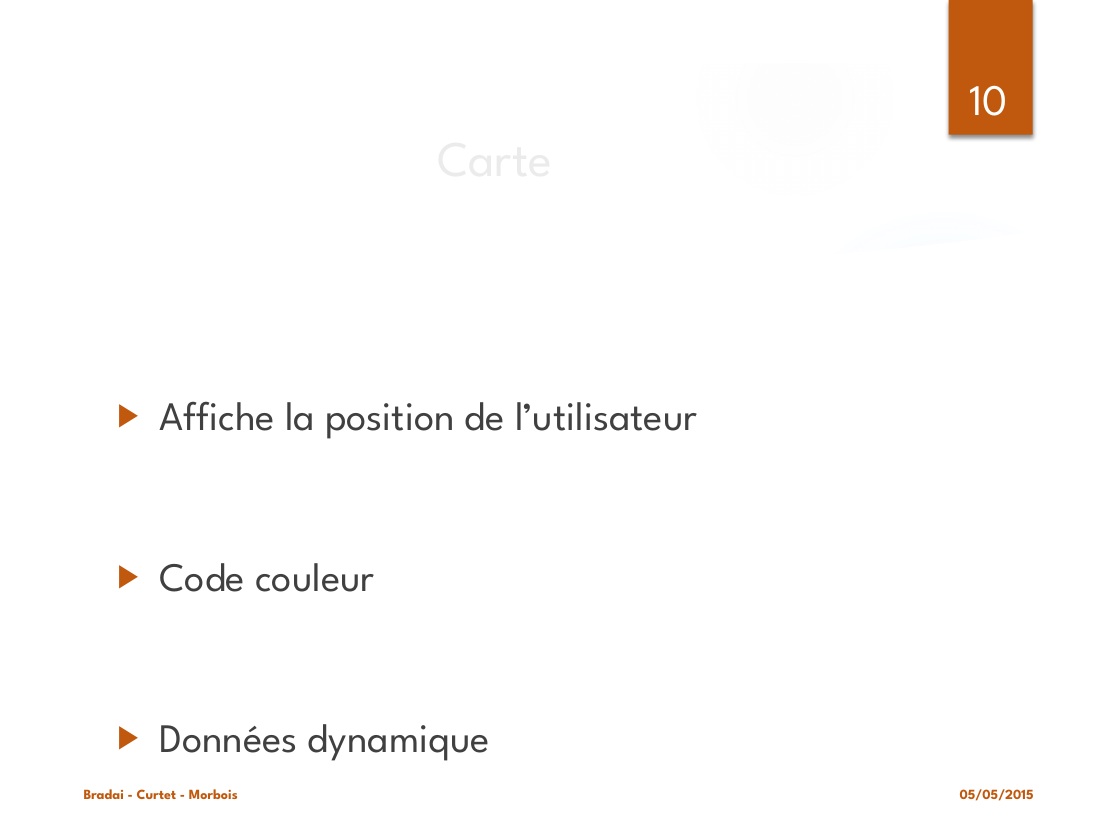
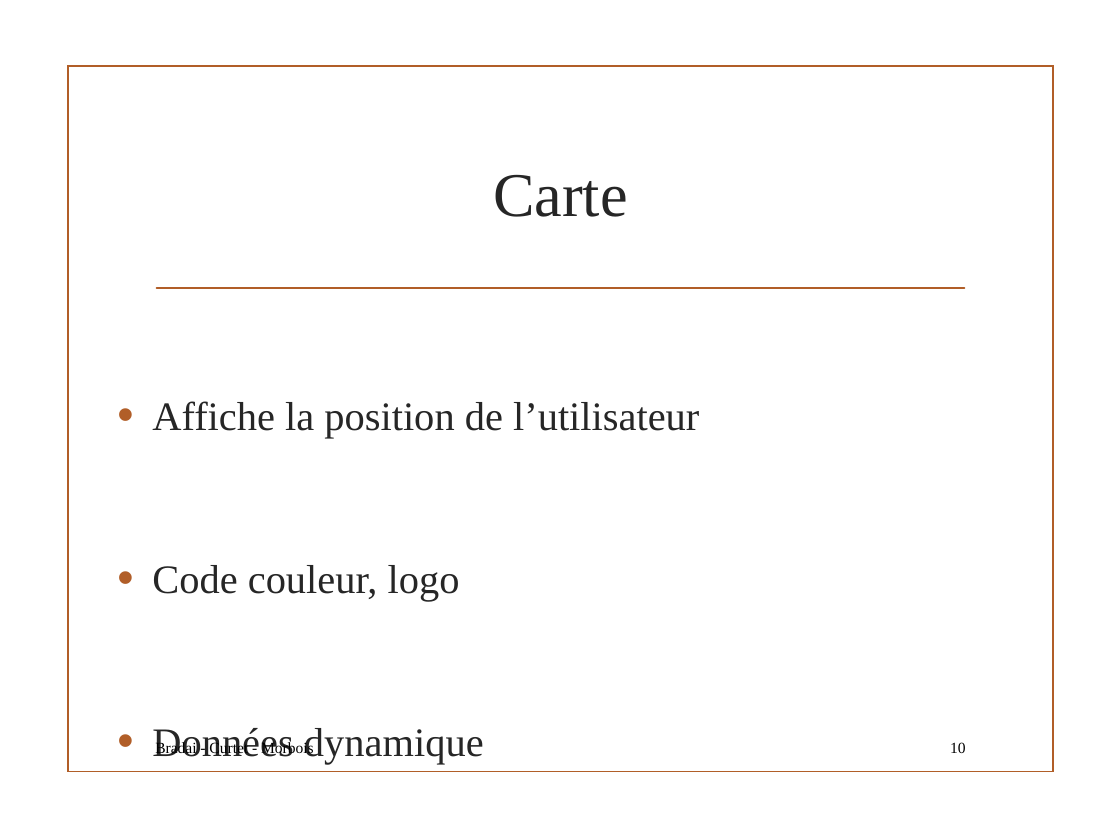
Before and after one commit to haithambradai/archi-velo, a slide deck: slide 10 of Projet ArchiWeb.pptx. Drawn at 1120x840 pixels with LibreOffice and Linux fonts; fonts in the diff are those of the drawing; background and template pictures are left out. Boxes give left, top, right and bottom in pixels: in the first picture for what was removed or moved away, otherwise in the second. Text is boxed around its words. In the diff, an @@ line names an element or a change of style, - is before the commit and + after.

```diff
--- a/Projet ArchiWeb.pptx
+++ b/Projet ArchiWeb.pptx
@@ group removed at <box>0,0,1120,840</box>: 5 ellipses, 3 freeform shapes @@
@@ rectangle removed at <box>949,0,1033,134</box> @@
@@ rectangle added at <box>68,66,1053,772</box>, outline #B15E28 1.25 pt @@
@@ title "Carte": place and size @@
-title "Carte" at <box>106,113,884,200</box>
+title "Carte" at <box>493,175,628,217</box>
@@ title "Carte" at <box>493,175,628,217</box>: size 32 to 40 pt, font League Spartan to Times New Roman, text colour #EBEBEB to #262626 @@
@@ line added from (157, 289) to (964, 289), #B15E28 1.25 pt @@
@@ text at <box>152,401,699,765</box>: font League Spartan to Times New Roman, text colour #404040 to #262626 in "Affiche la position de l’utilisateur", "Données dynamique"; bullet ▶ to •; more space between paragraphs; bullet colour #C0590E to #B15E28 @@
@@ text at <box>152,565,460,602</box>: text changed; font League Spartan to Times New Roman; text colour #404040 to #262626 @@
-▶ Code couleur
+• Code couleur, logo
@@ text "Bradai - Curtet - Morbois": place and size @@
-text "Bradai - Curtet - Morbois" at <box>84,789,238,799</box>
+text "Bradai - Curtet - Morbois" at <box>155,740,314,756</box>
@@ text "Bradai - Curtet - Morbois" at <box>155,740,314,756</box>: size 9 to 10 pt, font League Spartan to Times New Roman, text colour #C0590E to #000000, bold off; vertical alignment bottom to middle @@
@@ page number: place and size @@
-page number at <box>970,85,1008,116</box>
+page number at <box>950,742,966,753</box>
@@ page number at <box>950,742,966,753</box>: size 28 to 10 pt, font League Spartan to Times New Roman, text colour #FFFFFF to #000000; alignment centre to right; vertical alignment bottom to middle @@
@@ text removed at <box>960,789,1034,801</box> @@
-05/05/2015
```
Also in this commit, not shown: 16 other slides changed.
